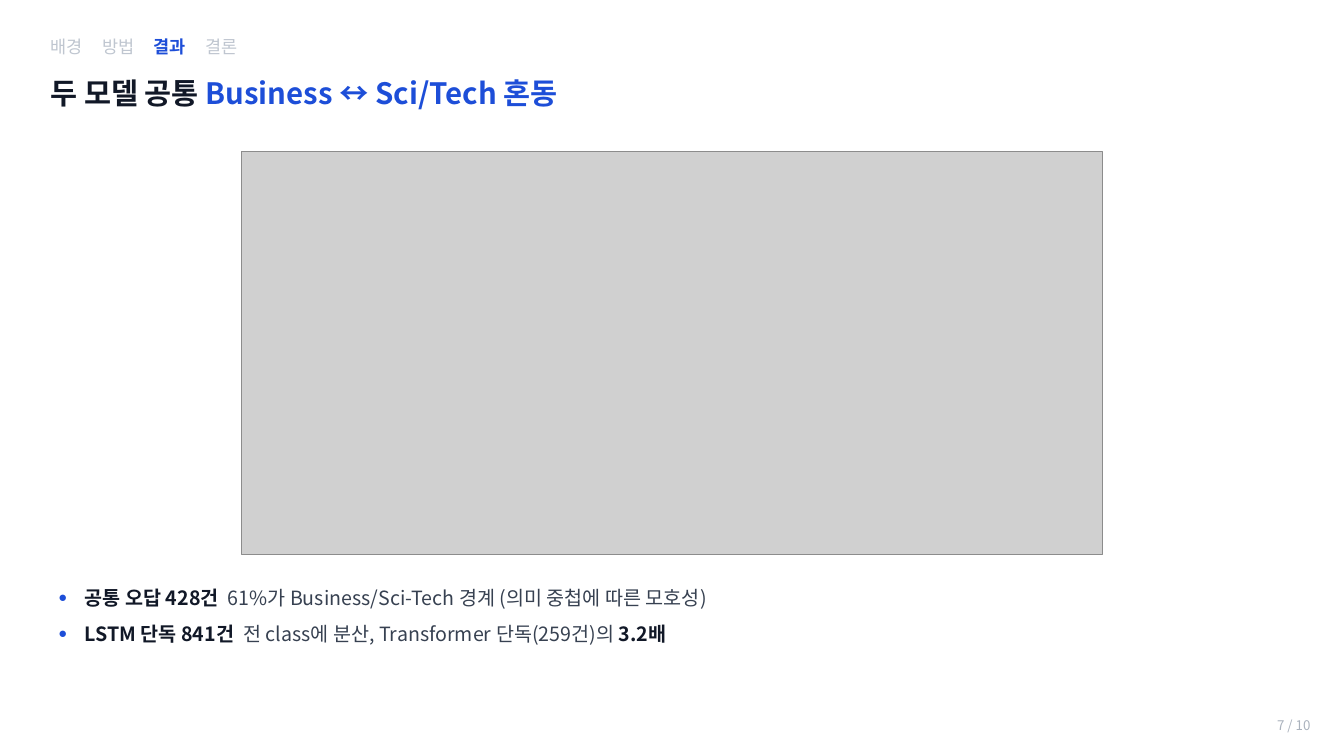
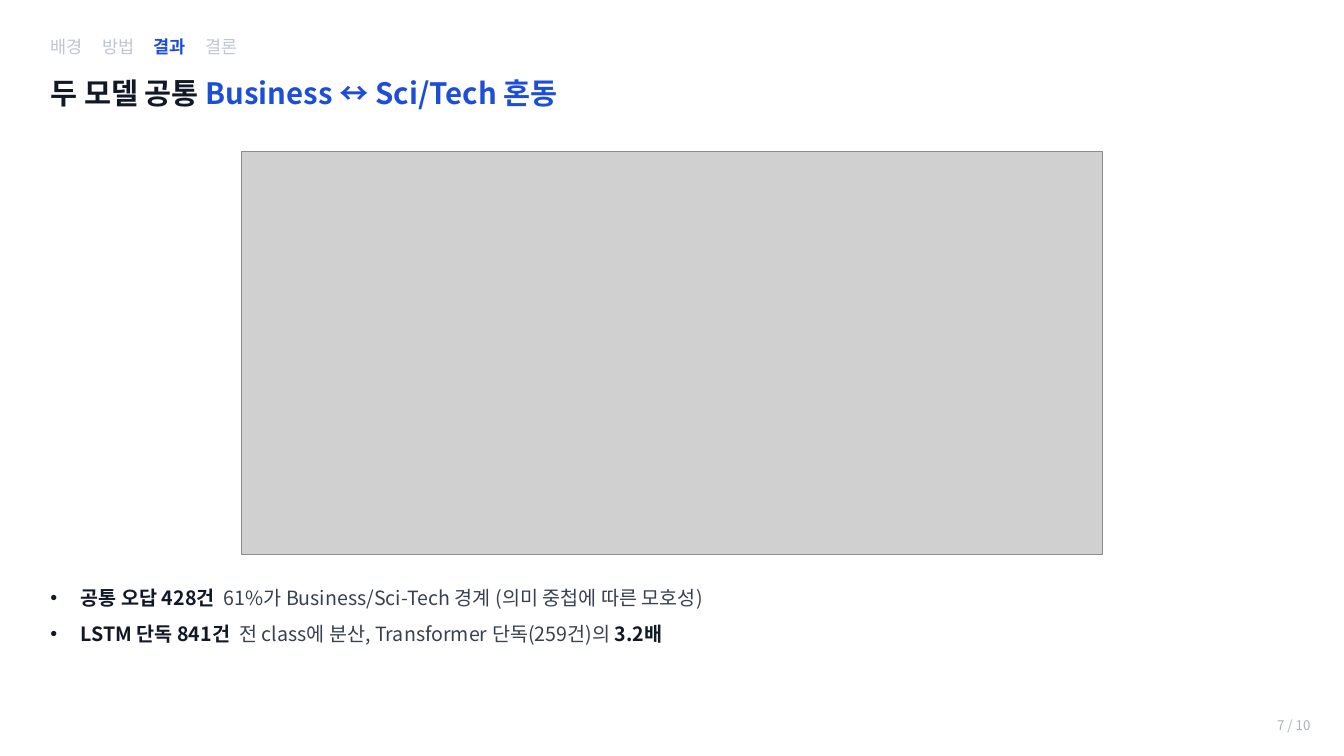
Before and after one commit to jihunz/deeplearning2, a slide deck: slide 7 of term-project-lstm-vs-transformer-agnews/deliverables/5_presentation_v2.pptx. Drawn at 1344x756 pixels with LibreOffice and Linux fonts; fonts in the diff are those of the drawing; grey boxes stand for pictures. Boxes give left, top, right and bottom in pixels: in the first picture for what was removed or moved away, otherwise in the second. Text is boxed around its words. In the diff, an @@ line names an element or a change of style, - is before the commit and + after.

```diff
--- a/term-project-lstm-vs-transformer-agnews/deliverables/5_presentation_v2.pptx
+++ b/term-project-lstm-vs-transformer-agnews/deliverables/5_presentation_v2.pptx
@@ text "공통 오답 428건 61%가 Business/Sci-Tech ..." at (81, 588, 703, 645): bullet ● to • @@
```
Also in this commit, not shown: 8 other slides changed, 1 other file.
